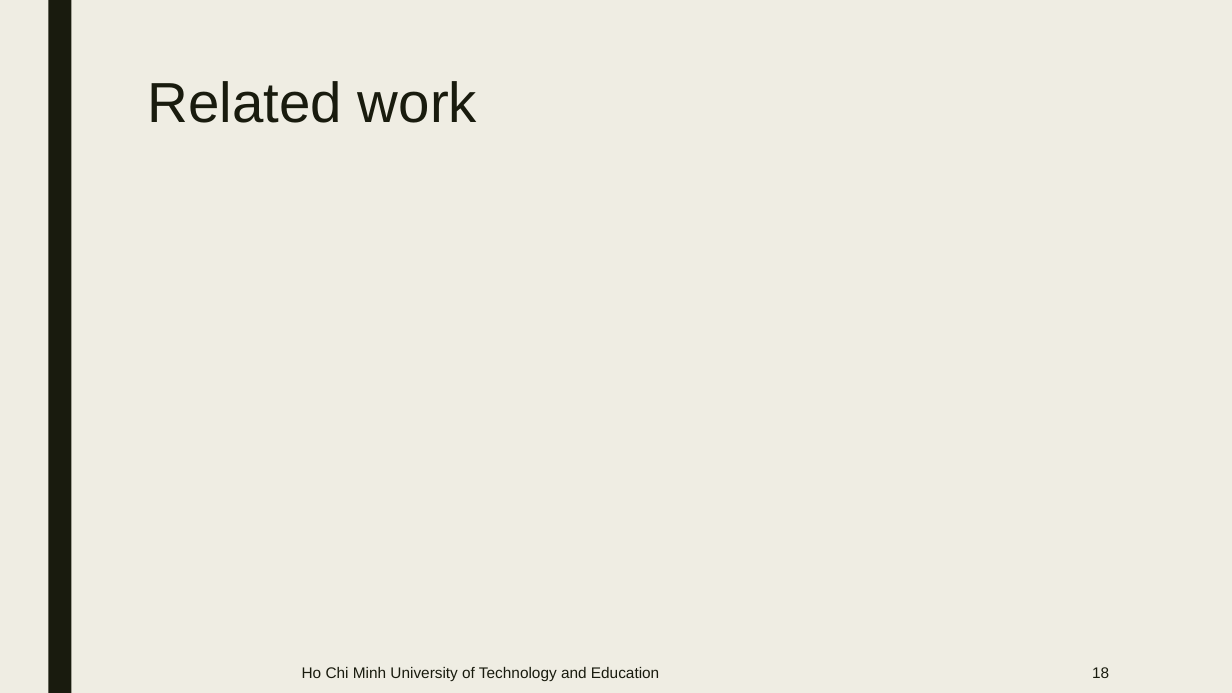
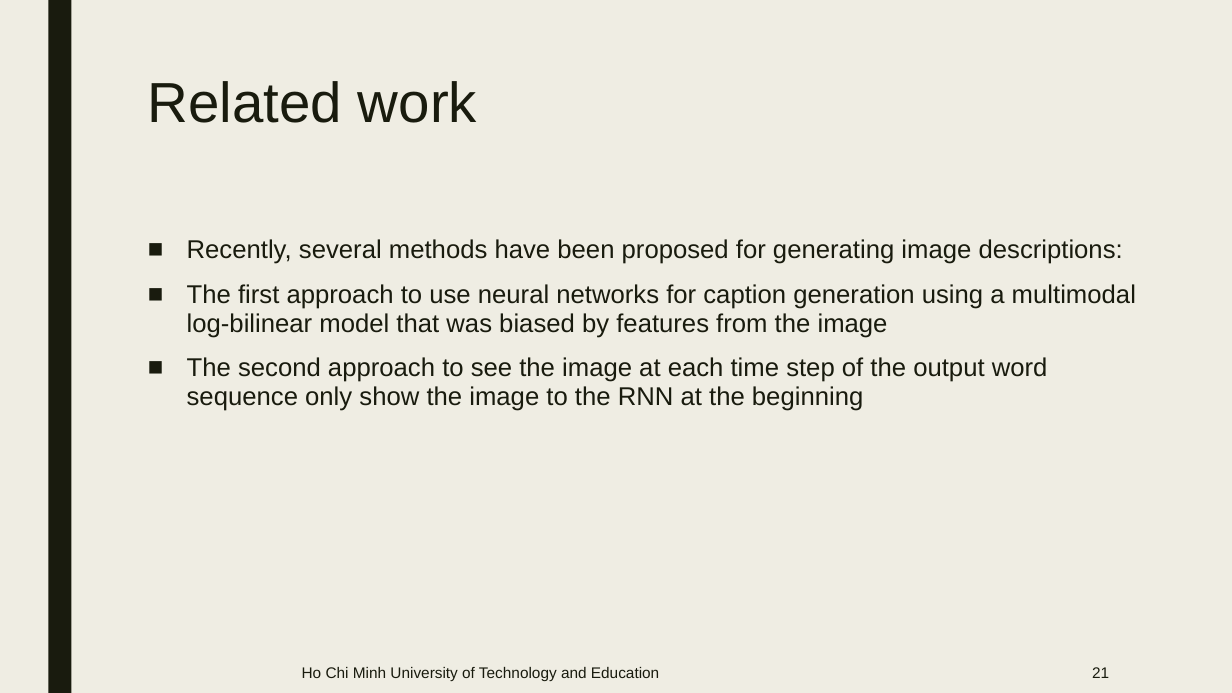
Before and after one commit to lyonguyen8697/image-description, a slide deck: slide 21 of presentation.pptx (slide 18 before the commit). Drawn at 1232x693 pixels with LibreOffice and Linux fonts; fonts in the diff are those of the drawing. Boxes give left, top, right and bottom in pixels: in the first picture for what was removed or moved away, otherwise in the second. Text is boxed around its words. In the diff, an @@ line names an element or a change of style, - is before the commit and + after.

```diff
--- a/presentation.pptx
+++ b/presentation.pptx
@@ text added at [187, 239, 1136, 411], 20 pt, text #191B0E @@
+■ Recently, several methods have been proposed for generating image descriptions:
+■ The first approach to use neural networks for caption generation using a multimodal log-bilinear model that was biased by features from the image
+■ The second approach to see the image at each time step of the output word sequence only show the image to the RNN at the beginning
@@ page number at [1092, 667, 1109, 678]: text changed @@
-18
+21
```
Also in this commit, not shown: 5 other slides changed, 1 slide added.
